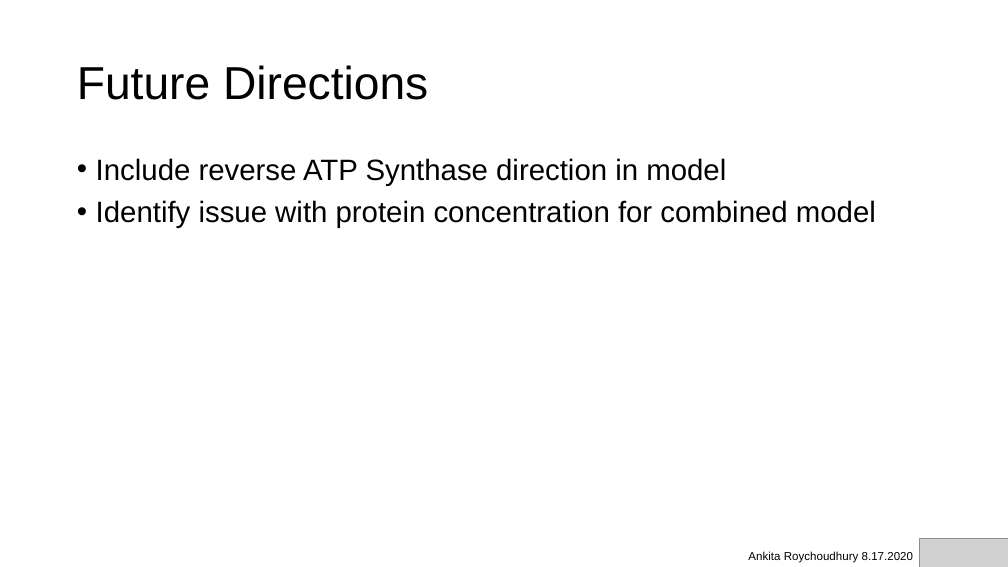
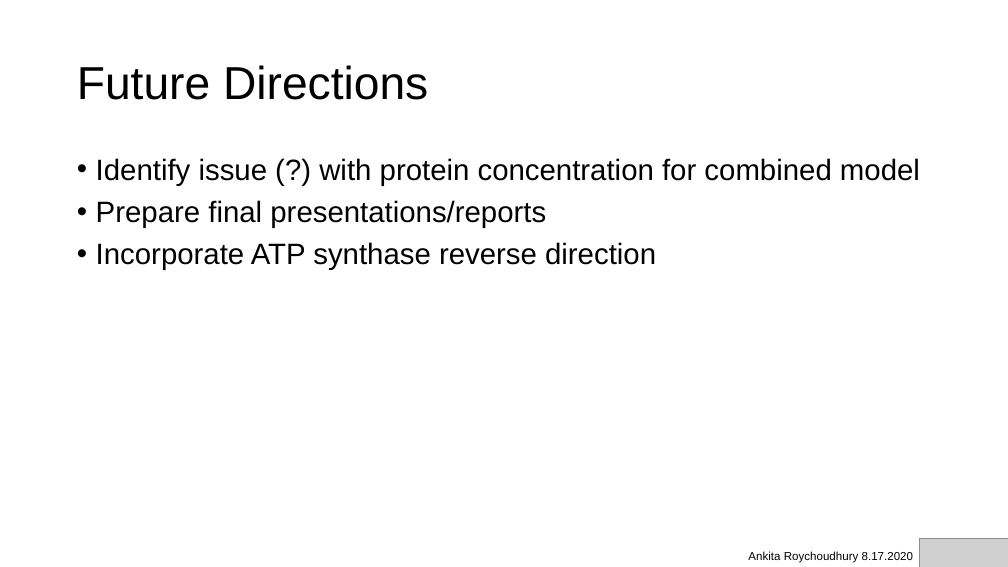
Before and after one commit to AnkitaRoychoudhury/ug_murray, a slide deck: slide 15 of miscellaneous/presentations/20200817_murray_mtg.pptx (slide 14 before the commit). Drawn at 1008x567 pixels with LibreOffice and Linux fonts; fonts in the diff are those of the drawing; grey boxes stand for pictures. Boxes give left, top, right and bottom in pixels: in the first picture for what was removed or moved away, otherwise in the second. Text is boxed around its words. In the diff, an @@ line names an element or a change of style, - is before the commit and + after.

```diff
--- a/miscellaneous/presentations/20200817_murray_mtg.pptx
+++ b/miscellaneous/presentations/20200817_murray_mtg.pptx
@@ text at [96,158,920,270]: text changed @@
-• Include reverse ATP Synthase direction in model
-• Identify issue with protein concentration for combined model
+• Identify issue (?) with protein concentration for combined model
+• Prepare final presentations/reports
+• Incorporate ATP synthase reverse direction
```
Also in this commit, not shown: 9 other slides changed, 1 slide added, 1 slide removed, 21 other files.
